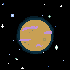
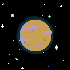
Revision of a layered 70x70 image; what changed, layer by layer:
painted on "Background" over 20, 21, 31, 51
